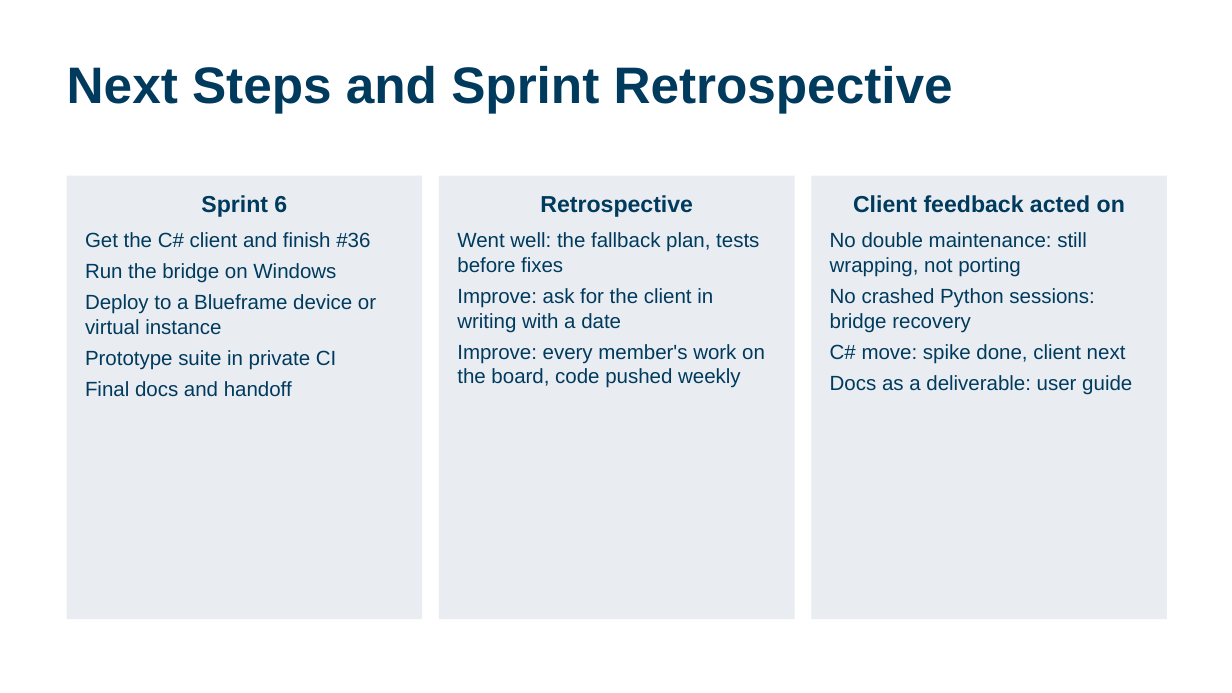
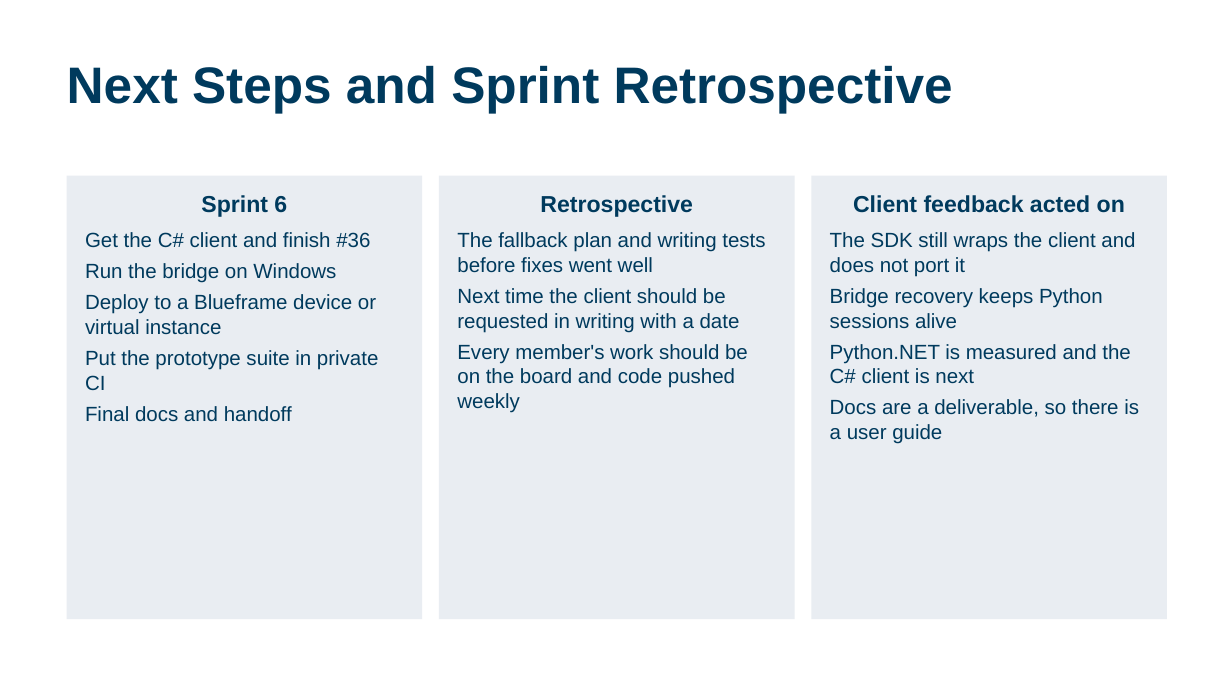
Before and after one commit to calebh13/sel-blueframe-sdk, a slide deck: slide 16 of Sprints/Sprint_5/Sprint 5 Presentation.pptx. Drawn at 1232x693 pixels with LibreOffice and Linux fonts; fonts in the diff are those of the drawing. Boxes give left, top, right and bottom in pixels: in the first picture for what was removed or moved away, otherwise in the second. Text is boxed around its words. In the diff, an @@ line names an element or a change of style, - is before the commit and + after.

```diff
--- a/Sprints/Sprint_5/Sprint 5 Presentation.pptx
+++ b/Sprints/Sprint_5/Sprint 5 Presentation.pptx
@@ text in rectangle at <box>457,232,765,413</box>: text changed @@
-Went well: the fallback plan, tests before fixes
-Improve: ask for the client in writing with a date
-Improve: every member's work on the board, code pushed weekly
+The fallback plan and writing tests before fixes went well
+Next time the client should be requested in writing with a date
+Every member's work should be on the board and code pushed weekly
@@ text in rectangle at <box>830,232,1139,444</box>: text changed @@
-No double maintenance: still wrapping, not porting
-No crashed Python sessions: bridge recovery
-C# move: spike done, client next
-Docs as a deliverable: user guide
+The SDK still wraps the client and does not port it
+Bridge recovery keeps Python sessions alive
+Python.NET is measured and the C# client is next
+Docs are a deliverable, so there is a user guide
@@ text in rectangle at <box>85,350,378,390</box>: text changed @@
-Prototype suite in private CI
+Put the prototype suite in private CI
```
Also in this commit, not shown: 14 other slides changed.
